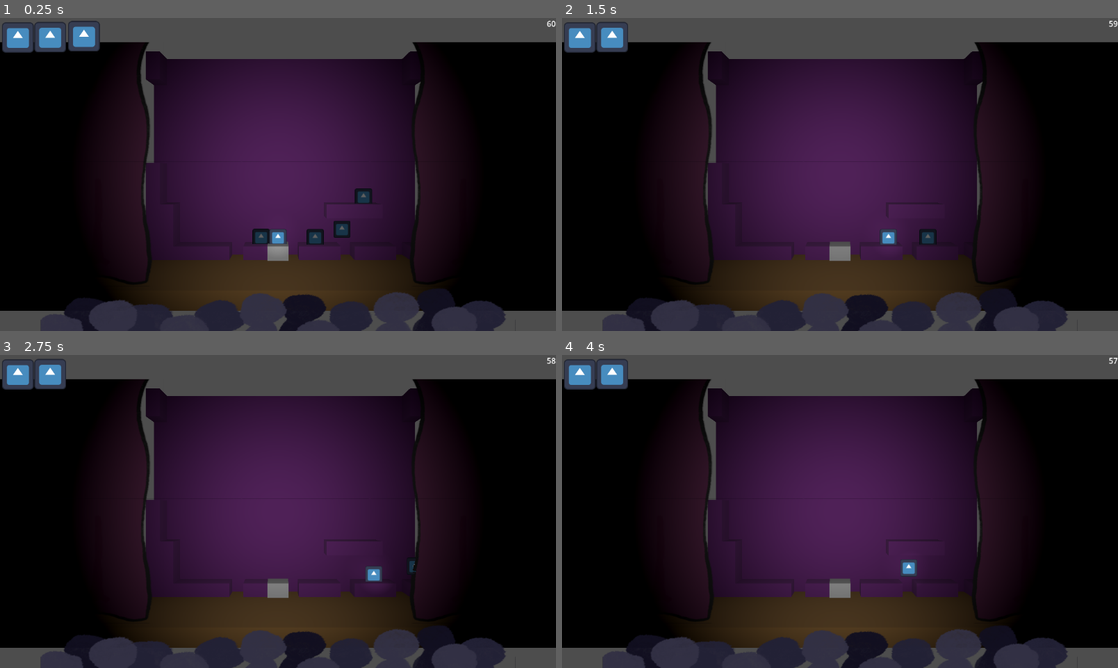
Above: before the commit, frames 1-4 (two rows, left to right).
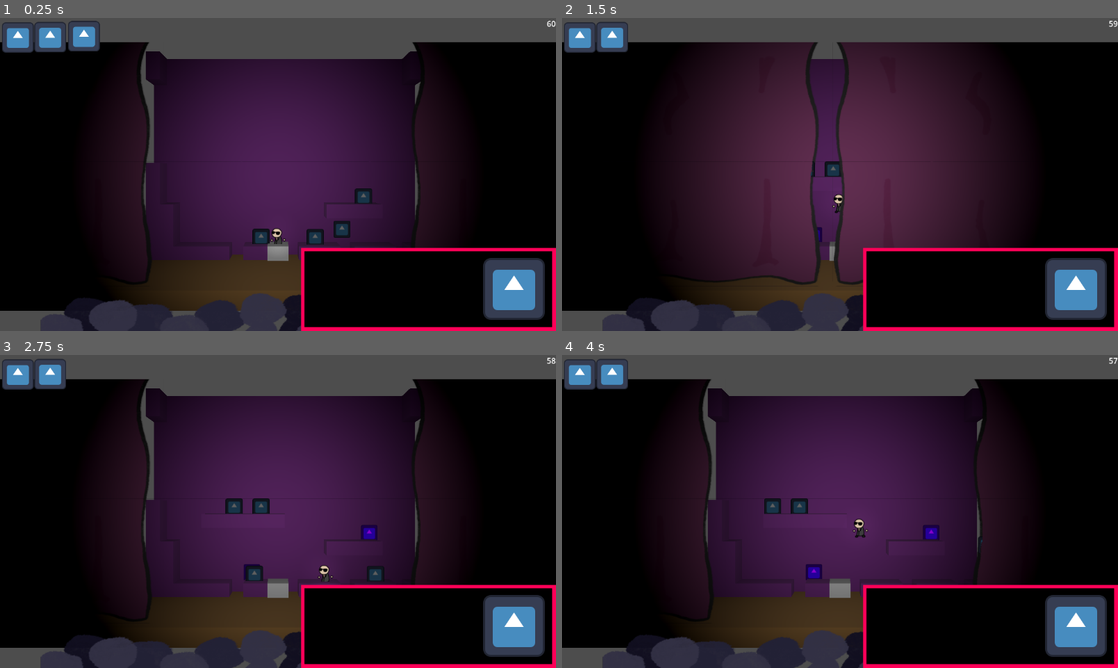
Above: after the commit, the same moments.

Repository: Dolphcode/ggj-2024
Game: Godot game, scene res://Scenes/game.tscn
The game is run twice, just before and just after one commit, with the same random seed, the same clock (stepped at 60 frames per second) and the same inputs. The engine's default icon, where the game draws it, is replaced by a stand-in: a white triangle on a blue panel in a dark square.
Inputs:
- Up to frame 1 (0.25 s): no input
- Up to frame 2 (1.5 s): hold D (right) 0.53-1.28 s; tap Space (jump) at 0.77 s; hold Down (ui_down) from 1.28 s (still down)
- Up to frame 3 (2.75 s): tap Space (jump) at 1.52 s; release Down (ui_down) at 2.03 s; hold D (right) from 2.03 s (still down)
- Up to frame 4 (4 s): release D (right) at 2.78 s; hold Up (ui_up) 2.78-3.53 s; tap Space (jump) at 3.02, 3.77 s; hold A (left) from 3.53 s (still down)

The runs differ from the first frame. In frame 1, 10% of the frame differs, in the area x 48-100%, y 67-100%; in frame 2, 16%, in the area x 24-100%, y 7-100%; in frame 3, 11%; in frame 4, 11%.

Commit message:
Added character sprite and dialog box

Diff:
--- a/Scenes/game.tscn
+++ b/Scenes/game.tscn
@@ -10,9 +10,25 @@
 [ext_resource type="Script" path="res://Scripts/Levels/stage_base.gd" id="5_0temo"]
 [ext_resource type="Script" path="res://Scripts/Levels/level_loader.gd" id="5_kgk5b"]
 [ext_resource type="Script" path="res://Scenes/HeartContainer.gd" id="6_6tgbd"]
-[ext_resource type="PackedScene" uid="uid://cw71uxwrs2lbp" path="res://Scenes/Stages/test_stage.tscn" id="6_eh5rh"]
 [ext_resource type="Script" path="res://Scripts/Levels/stage_hunting.gd" id="7_rdpkj"]
 [ext_resource type="Script" path="res://Scripts/Levels/stage_collect.gd" id="8_y8ohe"]
+
+[sub_resource type="Animation" id="Animation_7argu"]
+resource_name = "Close"
+tracks/0/type = "position_3d"
+tracks/0/imported = false
+tracks/0/enabled = true
+tracks/0/path = NodePath("LeftCurtain")
+tracks/0/interp = 1
+tracks/0/loop_wrap = true
+tracks/0/keys = PackedFloat32Array(0, 1, -10.946, 5.748, 3.709, 1, 1, -6.44633, 5.7484, 3.70924)
+tracks/1/type = "position_3d"
+tracks/1/imported = false
+tracks/1/enabled = true
+tracks/1/path = NodePath("RightCurtain")
+tracks/1/interp = 1
+tracks/1/loop_wrap = true
+tracks/1/keys = PackedFloat32Array(0, 1, 11.567, 5.748, 3.709, 1, 1, 5.76654, 5.7484, 3.70924)
 
 [sub_resource type="Animation" id="Animation_odrgf"]
 resource_name = "Open"
@@ -31,23 +47,6 @@
 tracks/1/loop_wrap = true
 tracks/1/keys = PackedFloat32Array(0, 1, 5.76654, 5.7484, 3.70924, 1, 1, 11.567, 5.748, 3.709)
 
-[sub_resource type="Animation" id="Animation_7argu"]
-resource_name = "Close"
-tracks/0/type = "position_3d"
-tracks/0/imported = false
-tracks/0/enabled = true
-tracks/0/path = NodePath("LeftCurtain")
-tracks/0/interp = 1
-tracks/0/loop_wrap = true
-tracks/0/keys = PackedFloat32Array(0, 1, -10.946, 5.748, 3.709, 1, 1, -6.44633, 5.7484, 3.70924)
-tracks/1/type = "position_3d"
-tracks/1/imported = false
-tracks/1/enabled = true
-tracks/1/path = NodePath("RightCurtain")
-tracks/1/interp = 1
-tracks/1/loop_wrap = true
-tracks/1/keys = PackedFloat32Array(0, 1, 11.567, 5.748, 3.709, 1, 1, 5.76654, 5.7484, 3.70924)
-
 [sub_resource type="AnimationLibrary" id="AnimationLibrary_kya12"]
 _data = {
 "Close": SubResource("Animation_7argu"),
@@ -62,6 +61,7 @@
 [node name="Game" type="Node3D"]
 
 [node name="Stage" parent="." instance=ExtResource("1_gxsmk")]
+process_mode = 3
 
 [node name="CSGBox3D2" type="CSGBox3D" parent="Stage"]
 
@@ -98,14 +98,14 @@
 [node name="WorldEnvironment" type="WorldEnvironment" parent="."]
 environment = SubResource("Environment_sprrj")
 
-[node name="LevelLoader" type="Node" parent="." node_paths=PackedStringArray("level_one", "timer", "stage_platform", "timer_label")]
+[node name="LevelLoader" type="Node" parent="." node_paths=PackedStringArray("level_one", "timer", "stage_platform", "timer_label", "curtain_anim")]
+process_mode = 3
 script = ExtResource("5_kgk5b")
 level_one = [NodePath("TestEnemyStage2"), NodePath("TestEnemyStage")]
 timer = NodePath("Timer")
 stage_platform = NodePath("../StagePlatform")
 timer_label = NodePath("../CanvasLayer/Label")
-
-[node name="TestStage" parent="LevelLoader" instance=ExtResource("6_eh5rh")]
+curtain_anim = NodePath("../Stage/CurtainAnimation")
 
 [node name="Timer" type="Timer" parent="LevelLoader"]
 
@@ -157,11 +157,56 @@
 text = "TIMER"
 horizontal_alignment = 2
 
-[node name="Control" type="Control" parent="CanvasLayer"]
+[node name="Dialogue Snippet" type="Control" parent="CanvasLayer"]
 layout_mode = 3
-anchors_preset = 0
-offset_right = 40.0
-offset_bottom = 40.0
+anchors_preset = 3
+anchor_left = 1.0
+anchor_top = 1.0
+anchor_right = 1.0
+anchor_bottom = 1.0
+offset_left = -437.0
+offset_top = -129.0
+grow_horizontal = 0
+grow_vertical = 0
+
+[node name="ColorRect" type="ColorRect" parent="CanvasLayer/Dialogue Snippet"]
+layout_mode = 0
+offset_left = -91.0
+offset_top = -43.0
+offset_right = 437.0
+offset_bottom = 129.0
+color = Color(1, 0, 0.345098, 1)
+
+[node name="ColorRect2" type="ColorRect" parent="CanvasLayer/Dialogue Snippet"]
+layout_mode = 0
+offset_left = -84.0
+offset_top = -36.0
+offset_right = 429.0
+offset_bottom = 121.0
+color = Color(0, 0, 0, 1)
+
+[node name="TextureRect" type="TextureRect" parent="CanvasLayer/Dialogue Snippet"]
+layout_mode = 1
+anchors_preset = 3
+anchor_left = 1.0
+anchor_top = 1.0
+anchor_right = 1.0
+anchor_bottom = 1.0
+offset_left = -151.0
+offset_top = -151.0
+offset_right = -23.0
+offset_bottom = -23.0
+grow_horizontal = 0
+grow_vertical = 0
+texture = ExtResource("3_3osvo")
+
+[node name="Label" type="Label" parent="CanvasLayer/Dialogue Snippet"]
+layout_mode = 0
+offset_left = -68.0
+offset_top = -23.0
+offset_right = 269.0
+offset_bottom = 106.0
+autowrap_mode = 1
 
 [connection signal="animation_finished" from="Stage/CurtainAnimation" to="LevelLoader" method="_on_curtain_animation_animation_finished"]
 [connection signal="hurt" from="Player" to="CanvasLayer/HeartContainer" method="_on_player_hurt"]
--- a/Scenes/player.tscn
+++ b/Scenes/player.tscn
@@ -1,7 +1,7 @@
 [gd_scene load_steps=5 format=3 uid="uid://la3al4wownf8"]
 
 [ext_resource type="Script" path="res://Scripts/player.gd" id="1_3nl1r"]
-[ext_resource type="Texture2D" uid="uid://dli8ao3tpwxb2" path="res://Assets/icon.svg" id="2_276co"]
+[ext_resource type="Texture2D" uid="uid://bfkmtiguov1pm" path="res://Assets/Sprites/Characters/player.png" id="2_acmou"]
 
 [sub_resource type="BoxShape3D" id="BoxShape3D_xfrij"]
 
@@ -17,7 +17,8 @@
 shape = SubResource("BoxShape3D_xfrij")
 
 [node name="Sprite3D" type="Sprite3D" parent="."]
-texture = ExtResource("2_276co")
+transform = Transform3D(0.07, 0, 0, 0, 0.07, 0, 0, 0, 0.07, 0, 0, 0)
+texture = ExtResource("2_acmou")
 
 [node name="AnimationPlayer" type="AnimationPlayer" parent="."]
 
--- a/Scripts/Levels/level_loader.gd
+++ b/Scripts/Levels/level_loader.gd
@@ -27,7 +27,8 @@
 
 
 func _on_stage_end():
-	pass
+	get_tree().paused = true
+	curtain_anim.play("Close")
 
 func pick_stage():
 	#var stage_picks = level_one if (timer.time_left < time / 3.0) else (level_two if (timer.time_left < time * 2.0 / 3.0) else level_three)
@@ -43,3 +44,5 @@
 		stage.stage_complete.connect(_on_stage_end)
 		stage.start_stage(stage_platform)
 		timer.paused = false
+		get_tree().paused = false
+		curtain_anim.play("Open")
Binary file added: Assets/Sprites/Characters/player.png
Not shown, added: Assets/Sprites/Characters/player.png.import
Not shown: 1 places in Scenes/game.tscn that only renumber resources
